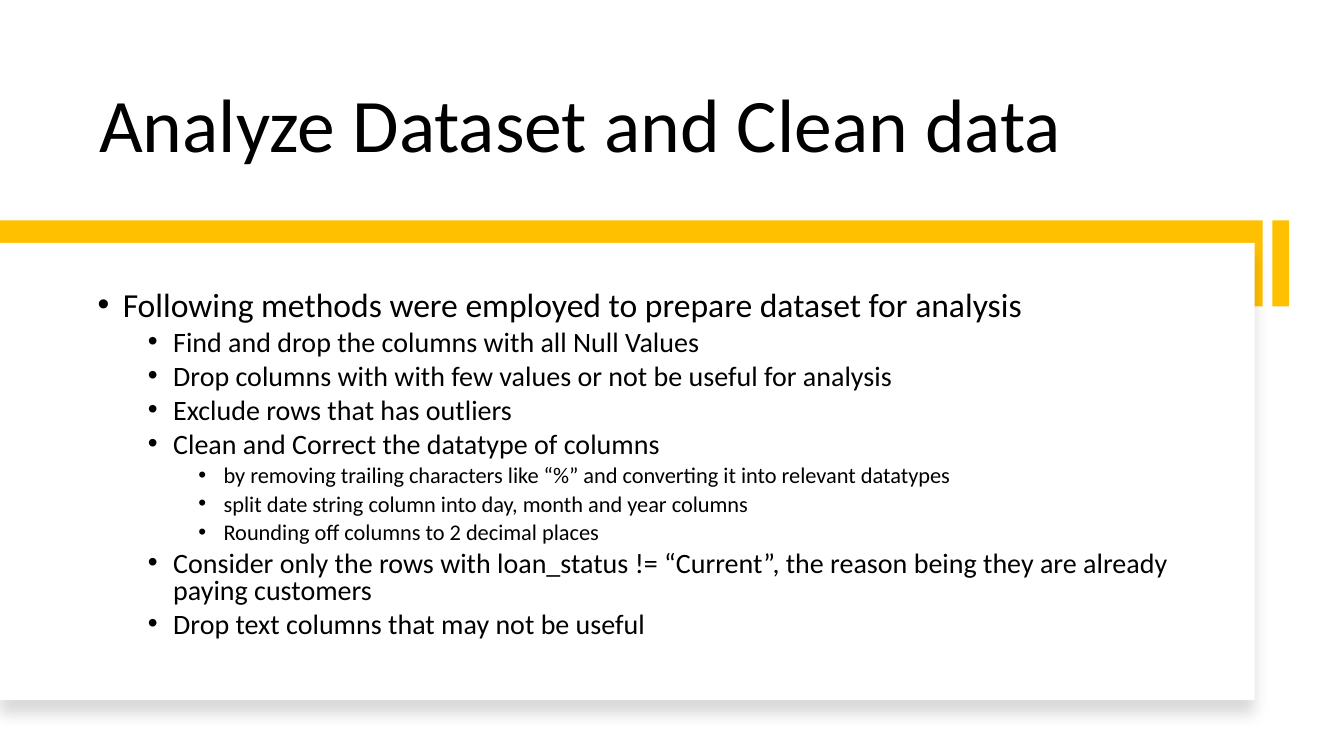
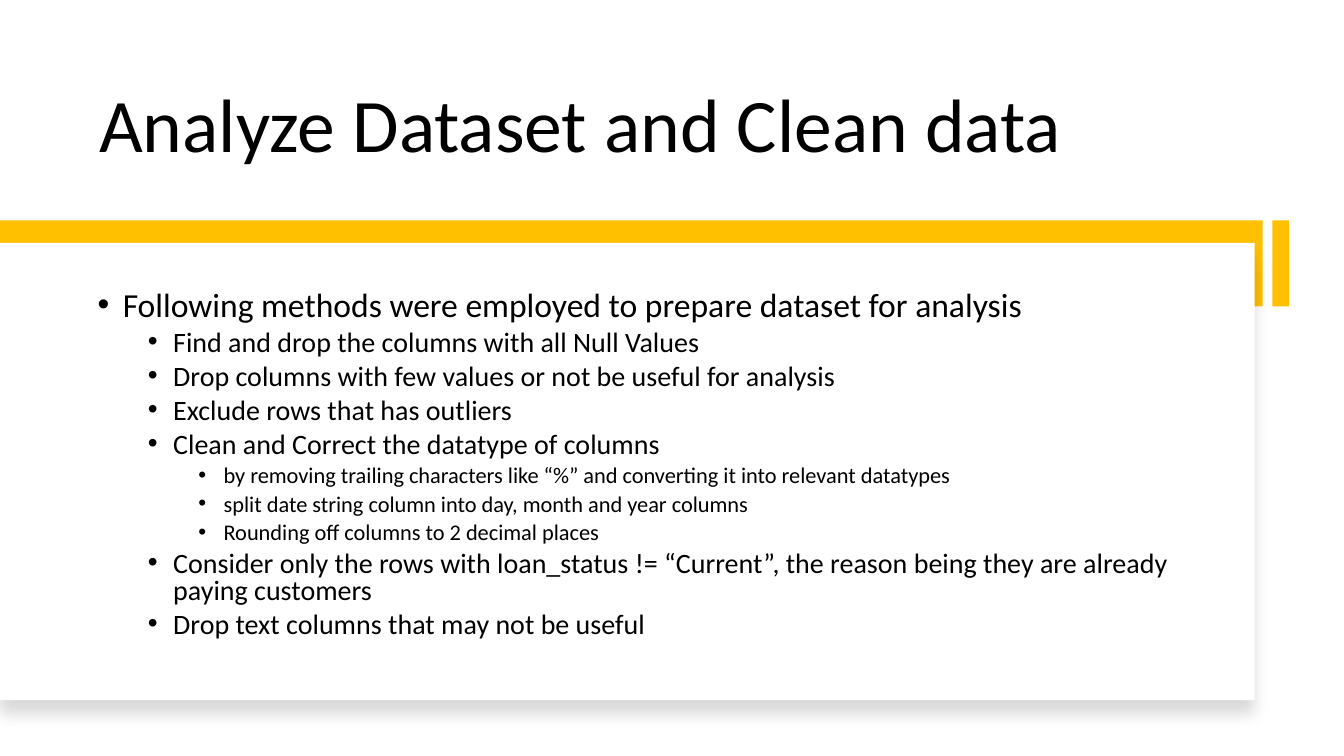
Before and after one commit to prachigoliwadekar/LendingClubCaseStudy, a slide deck: slide 6 of LendingClubCaseStudy.pptx. Drawn at 1344x756 pixels with LibreOffice and Linux fonts; fonts in the diff are those of the drawing. Boxes give left, top, right and bottom in pixels: in the first picture for what was removed or moved away, otherwise in the second. Text is boxed around its words. In the diff, an @@ line names an element or a change of style, - is before the commit and + after.

```diff
--- a/LendingClubCaseStudy.pptx
+++ b/LendingClubCaseStudy.pptx
@@ text at <box>173,366,835,391</box>: text changed @@
-  • Drop columns with with few values or not be useful for analysis
+  • Drop columns with few values or not be useful for analysis
```
Also in this commit, not shown: 1 other slide changed, 1 other file.
